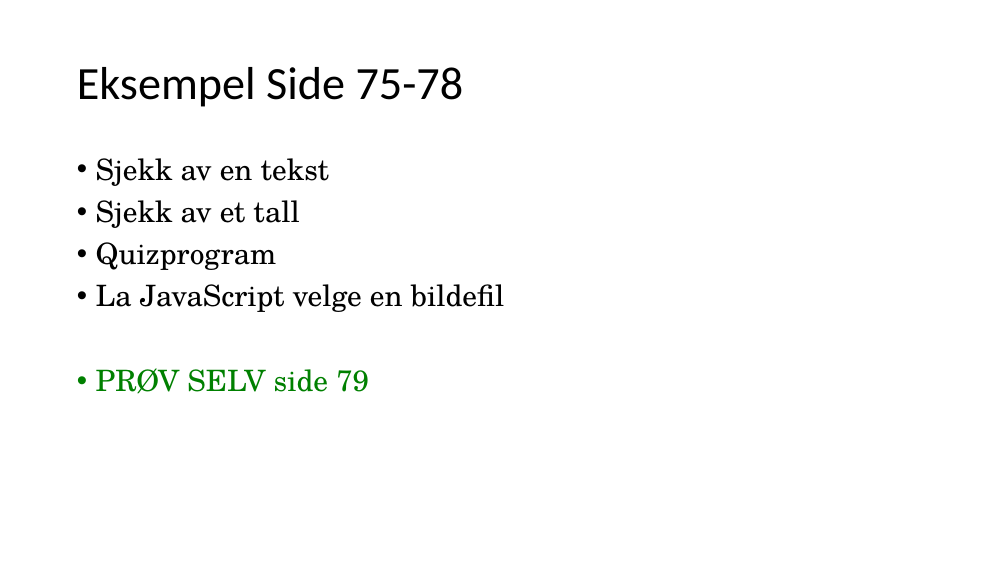
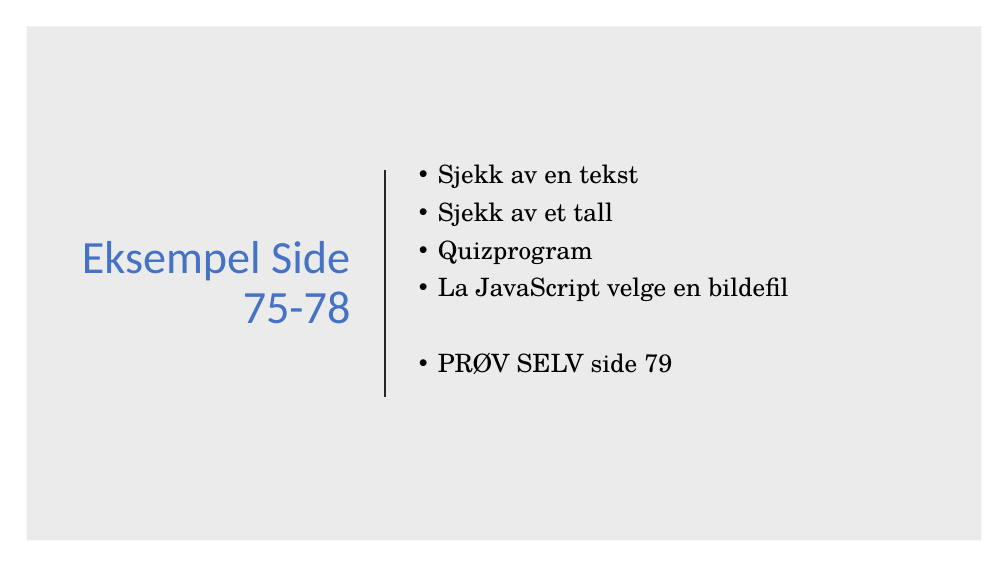
Before and after one commit to AizanM/IT2, a slide deck: slide 6 of Uke 36/Uke 36.pptx. Drawn at 1008x567 pixels with LibreOffice and Linux fonts; fonts in the diff are those of the drawing. Boxes give left, top, right and bottom in pixels: in the first picture for what was removed or moved away, otherwise in the second. Text is boxed around its words. In the diff, an @@ line names an element or a change of style, - is before the commit and + after.

```diff
--- a/Uke 36/Uke 36.pptx
+++ b/Uke 36/Uke 36.pptx
@@ rectangle added at [26, 26, 982, 541], fill #000000 at 8% opacity @@
@@ title "Eksempel Side 75-78": place and size @@
-title "Eksempel Side 75-78" at [77, 67, 464, 107]
+title "Eksempel Side 75-78" at [82, 241, 351, 324]
@@ title "Eksempel Side 75-78" at [82, 241, 351, 324]: text colour #000000 to #4472C4; alignment left to right @@
@@ text "Sjekk av en tekst": place and size @@
-text "Sjekk av en tekst" at [96, 158, 505, 394]
+text "Sjekk av en tekst" at [438, 164, 788, 374]
@@ text "Sjekk av en tekst" at [438, 164, 788, 374]: size 28 to 24 pt; text colour #008000 to #000000 in "PRØV SELV side 79"; vertical alignment top to middle @@
@@ line added from (385, 170) to (385, 397), #262626 1.5 pt @@
```
Also in this commit, not shown: 1 other slide changed, 6 slides added, 21 other files.
